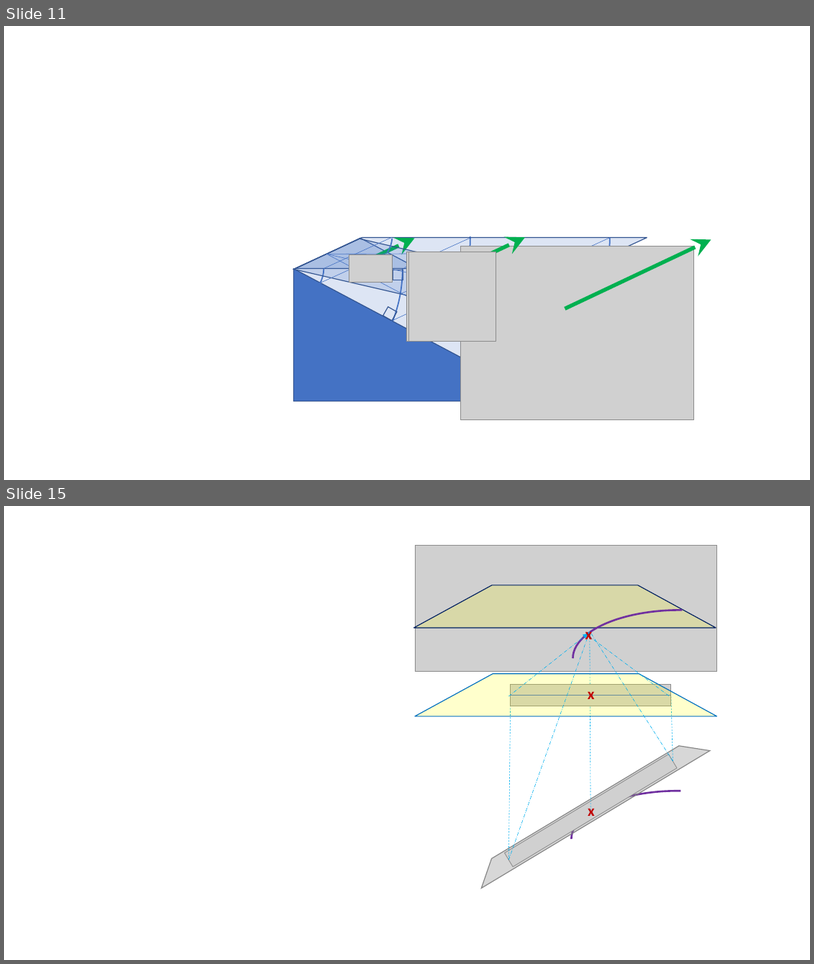
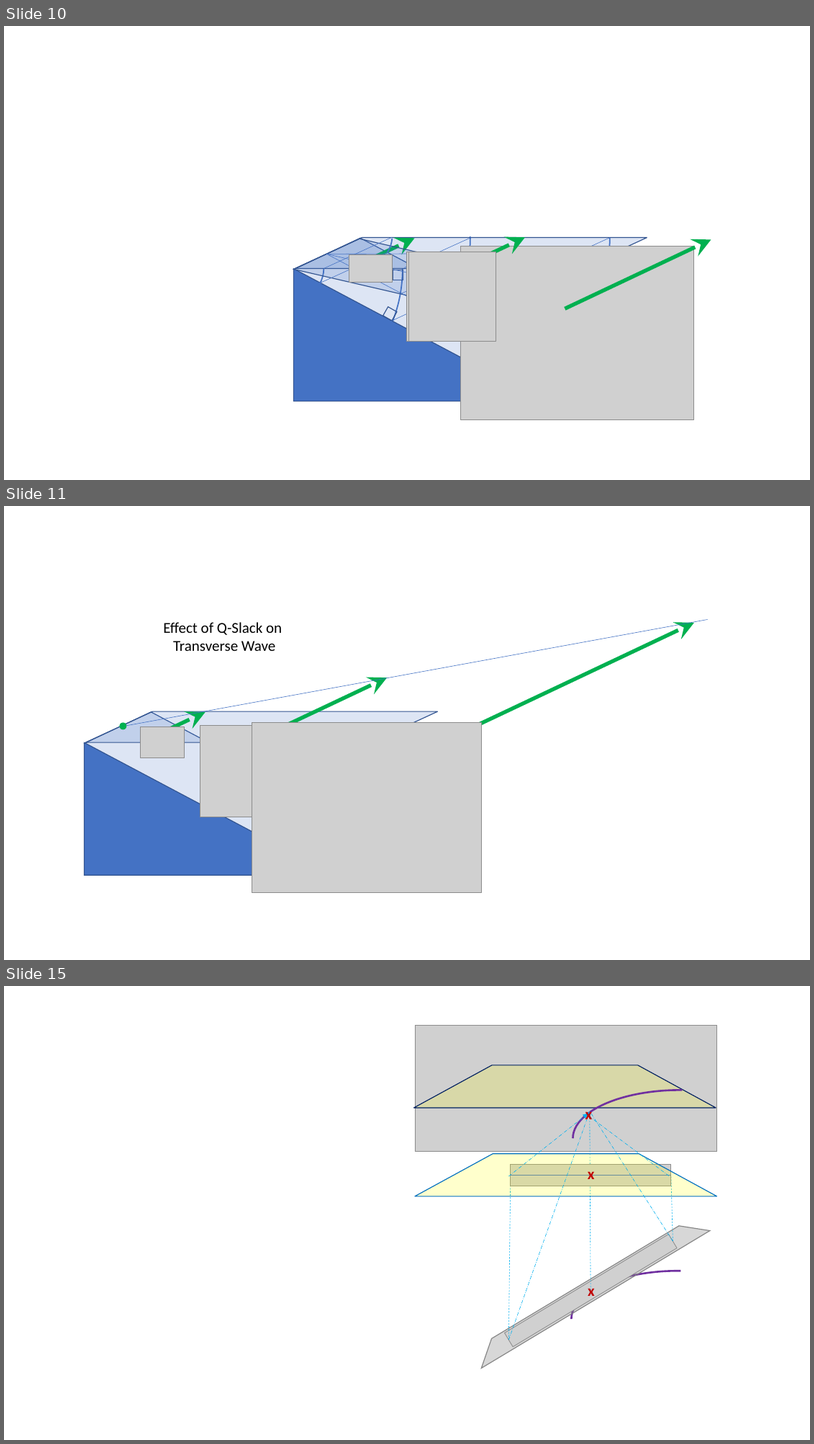
Before and after one commit to Don-Lawn/The-Causal-Domain, a slide deck: docs/figures/new diagrams 3.pptx. Shown one above the other, each under a label of ours: slides 11 and 15 before the commit, slides 10, 11 and 15 after it; the slides between them are not shown. The pictures are 814x964 and 814x1444 pixels, drawn with LibreOffice and Linux fonts; fonts in the diff are those of the drawing; grey boxes stand for pictures. Boxes give left, top, right and bottom in pixels: in the first picture for what was removed or moved away, otherwise in the second. Text is boxed around its words. In the diff, an @@ line names an element or a change of style, - is before the commit and + after.

```diff
--- a/docs/figures/new diagrams 3.pptx
+++ b/docs/figures/new diagrams 3.pptx
@@ slide 11 added at (4,506,810,960), background #FFFFFF @@
@@ line added from (119, 727) to (708, 620), #4472C4 0.5 pt @@
@@ text added at (163,622,282,651), 18 pt, text #000000 @@
+Effect of Q-Slack on
+Transverse Wave
@@ ellipse added at (120,723,126,728), fill #00B050, outline #00B050 1 pt @@
@@ group added at (84,623,695,895): 3 arrows, 3 pictures, 2 parallelograms, 1 triangle @@
@@ what was slide 11 is now slide 10 @@
```
Also in this commit, not shown: 2 slides changed, 4 other slides added, 5 slides removed, 8 other files.
